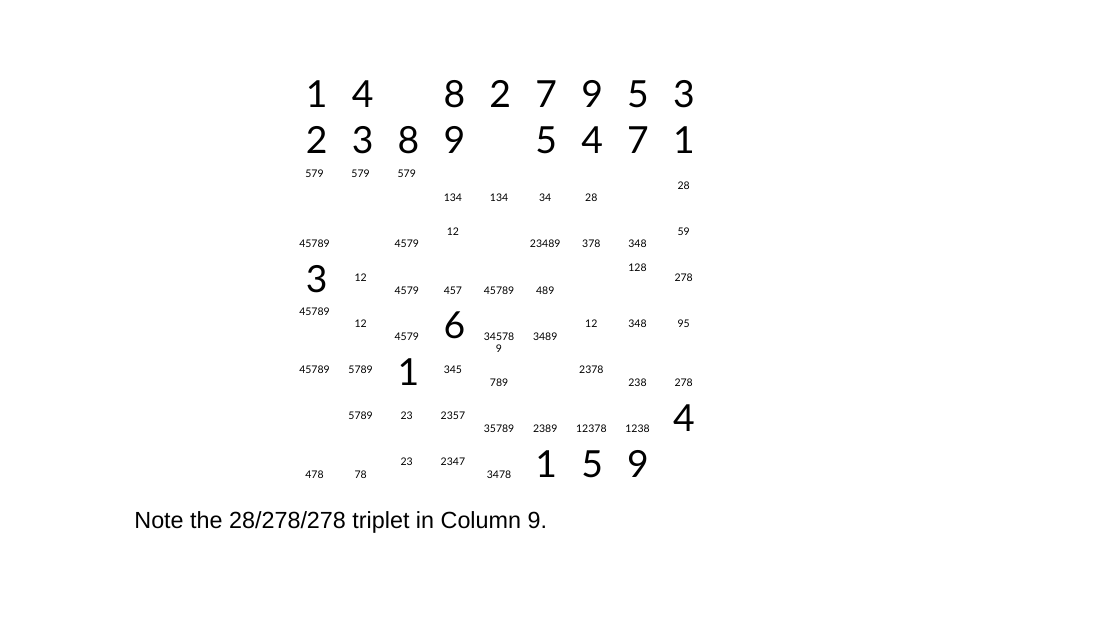
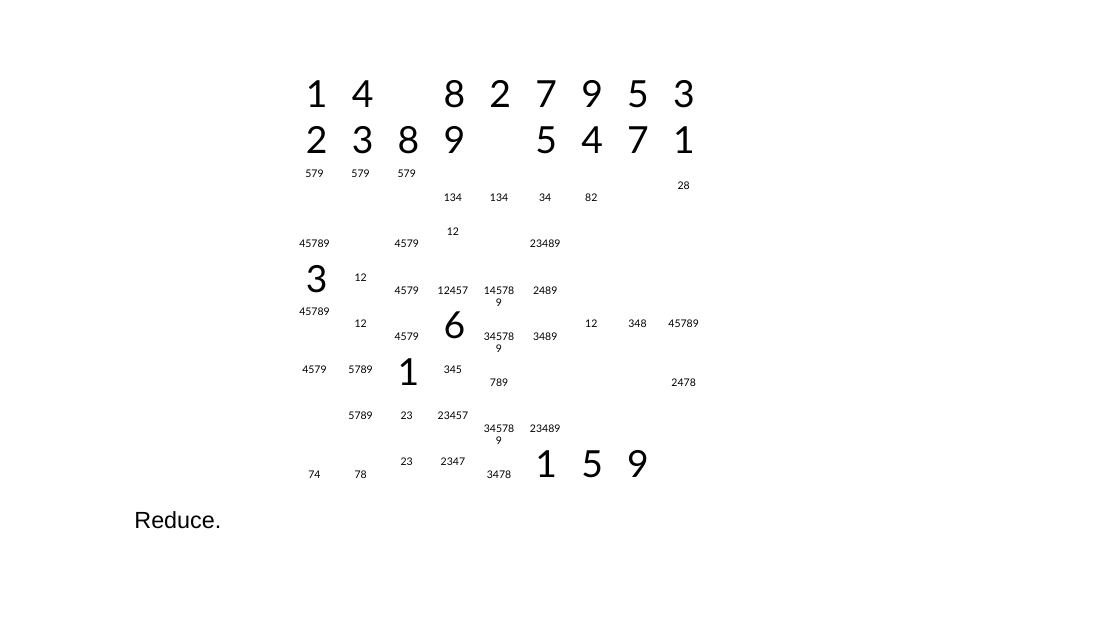
Before and after one commit to jhardis/WSJ_Number_Puzzles, a slide deck: slide 23 of 20260516_2.pptx (slide 29 before the commit). Drawn at 1120x630 pixels with LibreOffice and Linux fonts; fonts in the diff are those of the drawing; background and template pictures are left out. Boxes give left, top, right and bottom in pixels: in the first picture for what was removed or moved away, otherwise in the second. Text is boxed around its words. In the diff, an @@ line names an element or a change of style, - is before the commit and + after.

```diff
--- a/20260516_2.pptx
+++ b/20260516_2.pptx
@@ text at bbox=[585, 193, 597, 201]: text changed @@
-28
+82
@@ text removed at bbox=[582, 239, 600, 247] @@
-378
@@ text removed at bbox=[628, 239, 646, 247] @@
-348
@@ text removed at bbox=[678, 227, 690, 235] @@
-59
@@ text removed at bbox=[628, 263, 646, 271] @@
-128
@@ text at bbox=[438, 286, 468, 294]: text changed @@
-457
+12457
@@ text at bbox=[484, 286, 514, 294]: text changed @@
-45789
+145789
@@ text at bbox=[533, 286, 557, 294]: text changed @@
-489
+2489
@@ text removed at bbox=[675, 273, 693, 281] @@
-278
@@ text at bbox=[668, 319, 698, 327]: text changed @@
-95
+45789
@@ text at bbox=[302, 365, 326, 373]: text changed @@
-45789
+4579
@@ text removed at bbox=[579, 365, 603, 373] @@
-2378
@@ text removed at bbox=[628, 378, 646, 386] @@
-238
@@ text at bbox=[671, 378, 695, 386]: text changed @@
-278
+2478
@@ text at bbox=[438, 411, 468, 419]: text changed @@
-2357
+23457
@@ text removed at bbox=[673, 404, 695, 431] @@
-4
@@ text at bbox=[484, 424, 514, 432]: text changed @@
-35789
+345789
@@ text at bbox=[530, 424, 560, 432]: text changed @@
-2389
+23489
@@ text removed at bbox=[576, 424, 606, 432] @@
-12378
@@ text removed at bbox=[625, 424, 649, 432] @@
-1238
@@ text at bbox=[308, 470, 320, 478]: text changed @@
-478
+74
@@ text at bbox=[134, 511, 221, 529]: text changed @@
-Note the 28/278/278 triplet in Column 9.
+Reduce.
```
Also in this commit, not shown: 37 other slides changed, 5 slides removed.
